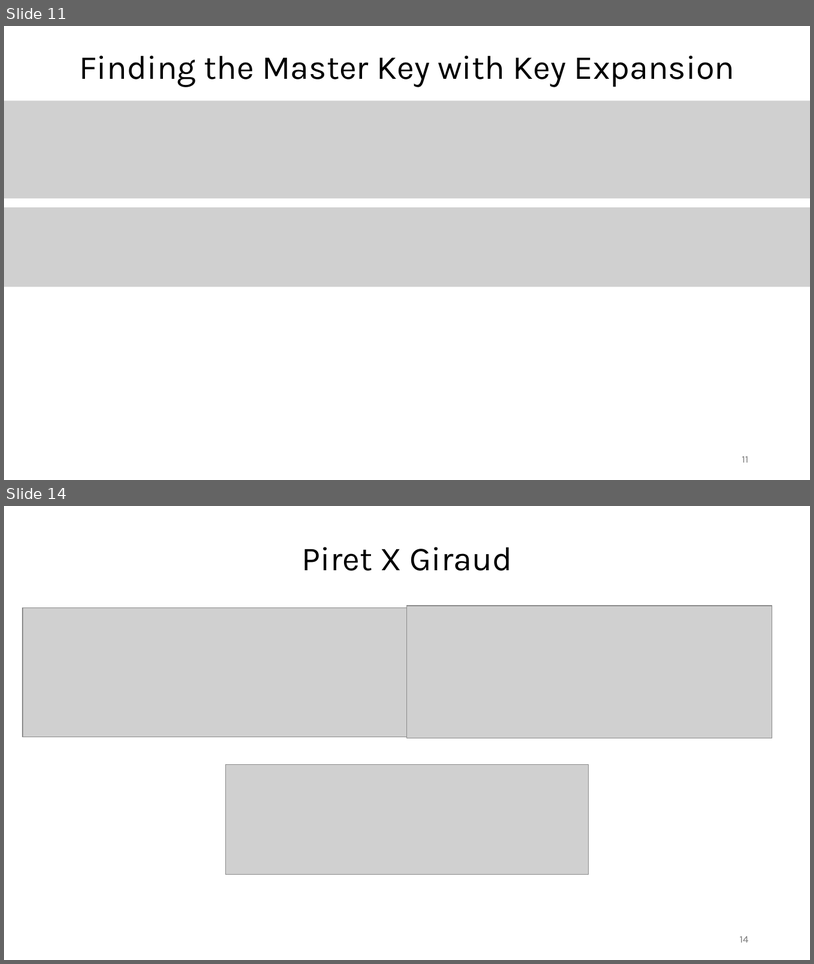
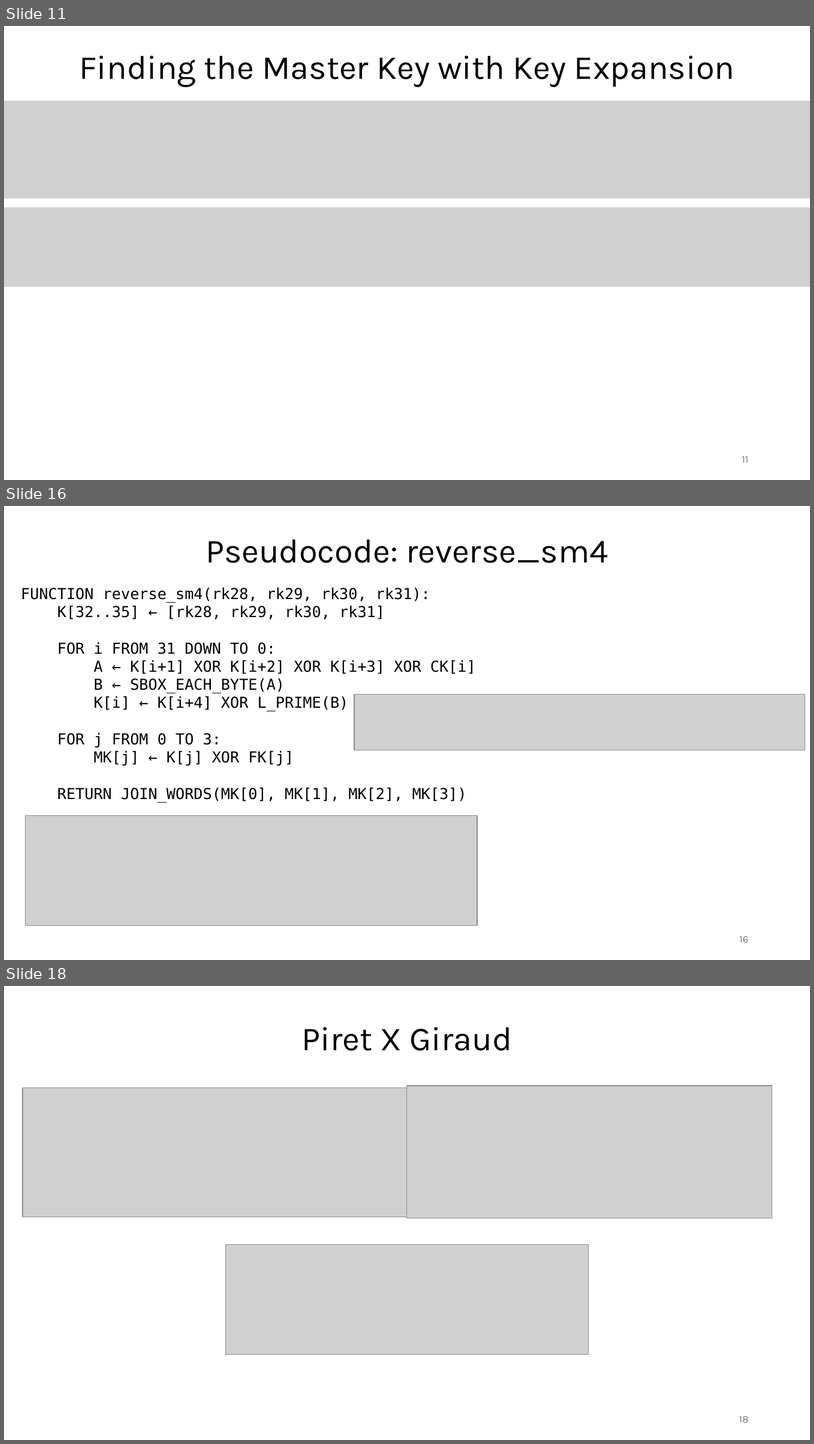
Before and after one commit to Specht1000/PFE-SM4-Fault-Injection, a slide deck: docs/Apresentation_PFE.pptx. Shown one above the other, each under a label of ours: slides 11 and 14 before the commit, slides 11, 16 and 18 after it; the slides between them are not shown. The pictures are 814x964 and 814x1444 pixels, drawn with LibreOffice and Linux fonts; fonts in the diff are those of the drawing; grey boxes stand for pictures. Boxes give left, top, right and bottom in pixels: in the first picture for what was removed or moved away, otherwise in the second. Text is boxed around its words. In the diff, an @@ line names an element or a change of style, - is before the commit and + after.

Commit message:
Slides updated with pseudocode

```diff
--- a/docs/Apresentation_PFE.pptx
+++ b/docs/Apresentation_PFE.pptx
@@ slide 16 added at <box>4,506,810,960</box>, background #FFFFFF @@
@@ text added at <box>206,539,609,563</box>, 40 pt, text #000000 @@
+Pseudocode: reverse_sm4
@@ text added at <box>21,588,476,802</box>, 18 pt, text #000000 @@
+FUNCTION reverse_sm4(rk28, rk29, rk30, rk31):
+K[32..35] ← [rk28, rk29, rk30, rk31]
+FOR i FROM 31 DOWN TO 0:
+A ← K[i+1] XOR K[i+2] XOR K[i+3] XOR CK[i]
+B ← SBOX_EACH_BYTE(A)
+K[i] ← K[i+4] XOR L_PRIME(B)
+FOR j FROM 0 TO 3:
+MK[j] ← K[j] XOR FK[j]
+RETURN JOIN_WORDS(MK[0], MK[1], MK[2], MK[3])
@@ picture added at <box>354,694,806,750</box> @@
@@ picture added at <box>25,815,477,925</box> @@
@@ page number added at <box>740,936,749,942</box>, 12 pt, text #797979 @@
+16
@@ what was slide 14 is now slide 18 @@
@@ page number at <box>740,1416,749,1422</box>: text changed @@
-14
+18
```
Also in this commit, not shown: 5 other slides added, 2 slides removed.
